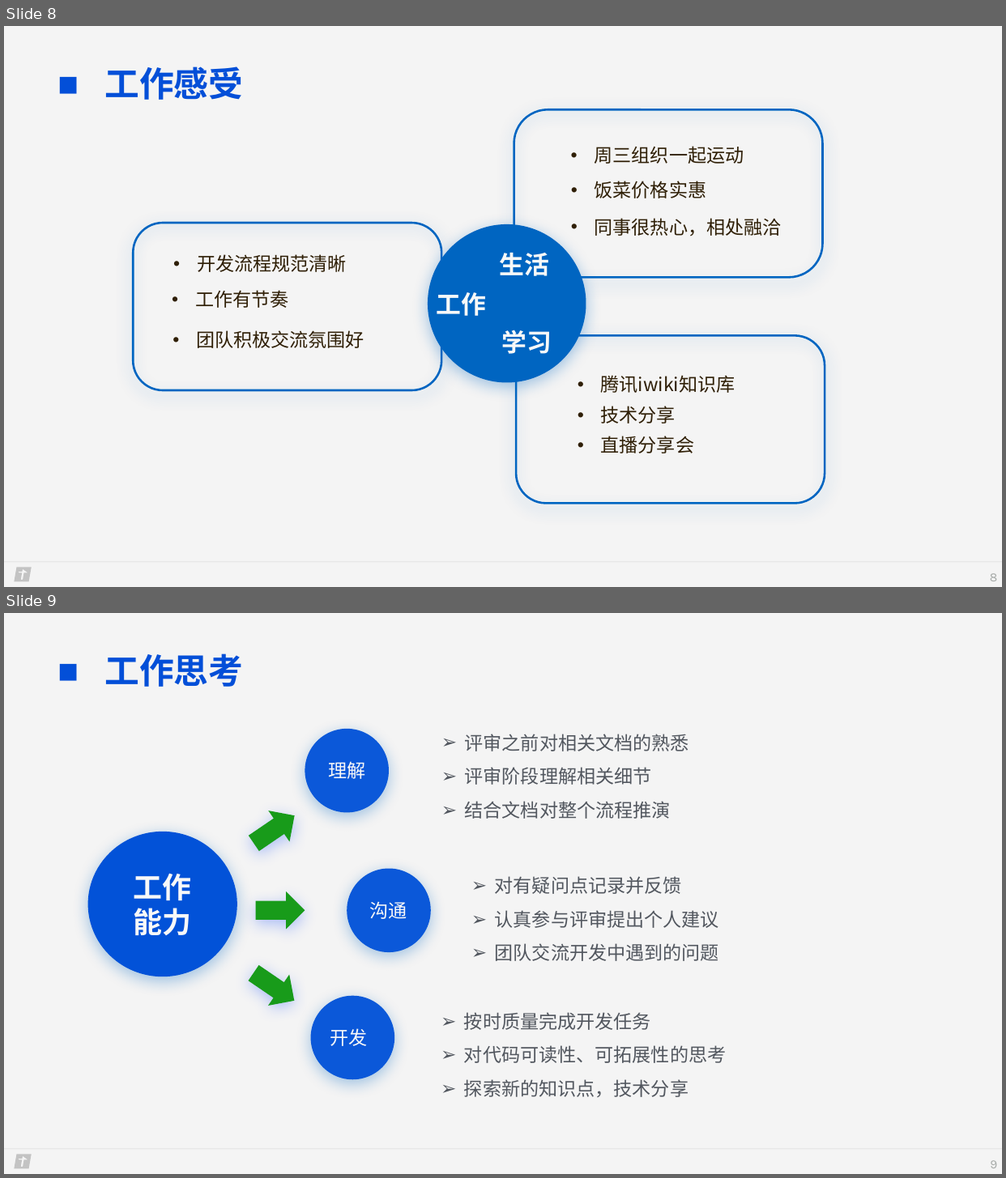
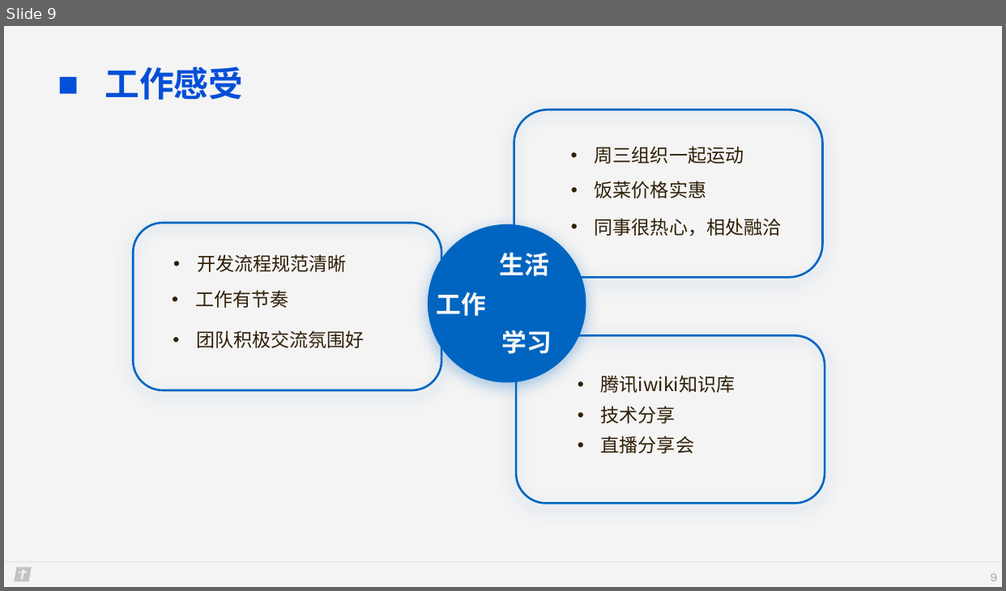
Before and after one commit to sunshiheima/MyPoject, a slide deck: files/简历/答辩.pptx. Shown one above the other, each under a label of ours: slides 8 and 9 before the commit, slide 9 after it. The pictures are 1006x1178 and 1006x591 pixels, drawn with LibreOffice and Linux fonts; fonts in the diff are those of the drawing; background and template pictures are left out. Boxes give left, top, right and bottom in pixels: in the first picture for what was removed or moved away, otherwise in the second. Text is boxed around its words. In the diff, an @@ line names an element or a change of style, - is before the commit and + after.

```diff
--- a/files/简历/答辩.pptx
+++ b/files/简历/答辩.pptx
@@ slide 9 removed at (x1=4, y1=613, x2=1002, y2=1174), background picture (left out); not listed: 2 template elements that a slide beside it also shows @@
@@ text removed at (x1=104, y1=653, x2=243, y2=687) @@
-■ 工作思考
@@ ellipse removed at (x1=305, y1=729, x2=389, y2=813) @@
-理解
@@ text removed at (x1=465, y1=734, x2=689, y2=819) @@
-➢ 评审之前对相关文档的熟悉
-➢ 评审阶段理解相关细节
-➢ 结合文档对整个流程推演
@@ right arrow removed at (x1=243, y1=800, x2=305, y2=858) @@
@@ ellipse removed at (x1=88, y1=832, x2=236, y2=977) @@
-工作
-能力
@@ ellipse removed at (x1=347, y1=868, x2=431, y2=952) @@
-沟通
@@ text removed at (x1=495, y1=876, x2=719, y2=961) @@
-➢ 对有疑问点记录并反馈
-➢ 认真参与评审提出个人建议
-➢ 团队交流开发中遇到的问题
@@ right arrow removed at (x1=256, y1=892, x2=305, y2=929) @@
@@ right arrow removed at (x1=243, y1=958, x2=305, y2=1016) @@
@@ ellipse removed at (x1=311, y1=996, x2=394, y2=1080) @@
-开发
@@ text removed at (x1=464, y1=1012, x2=726, y2=1097) @@
-➢ 按时质量完成开发任务
-➢ 对代码可读性、可拓展性的思考
-➢ 探索新的知识点，技术分享
@@ page number removed at (x1=990, y1=1161, x2=997, y2=1169) @@
-9
@@ what was slide 8 is now slide 9 @@
```
Also in this commit, not shown: 3 slides changed, 2 slides added, 4 other files.
